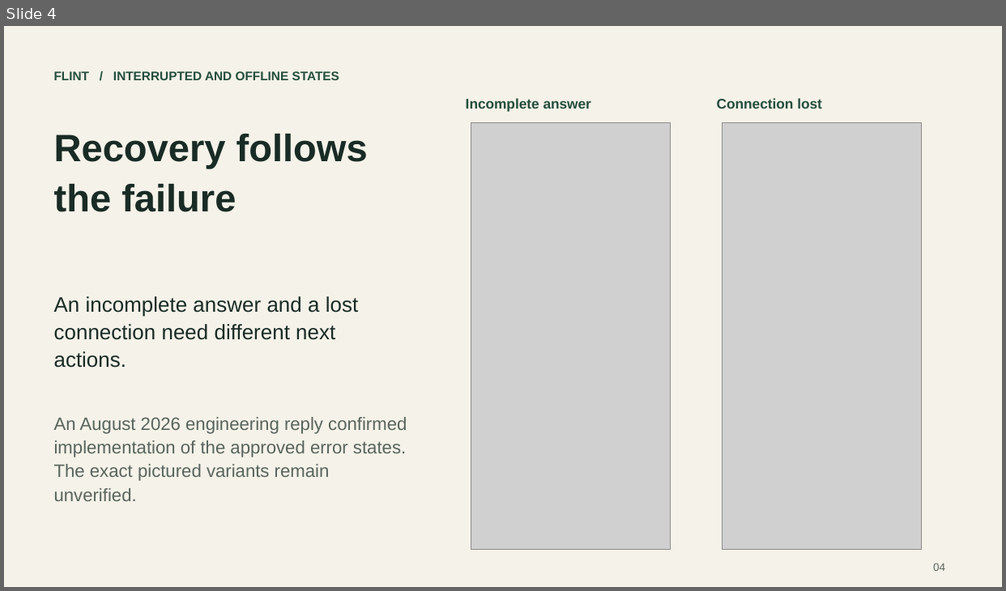
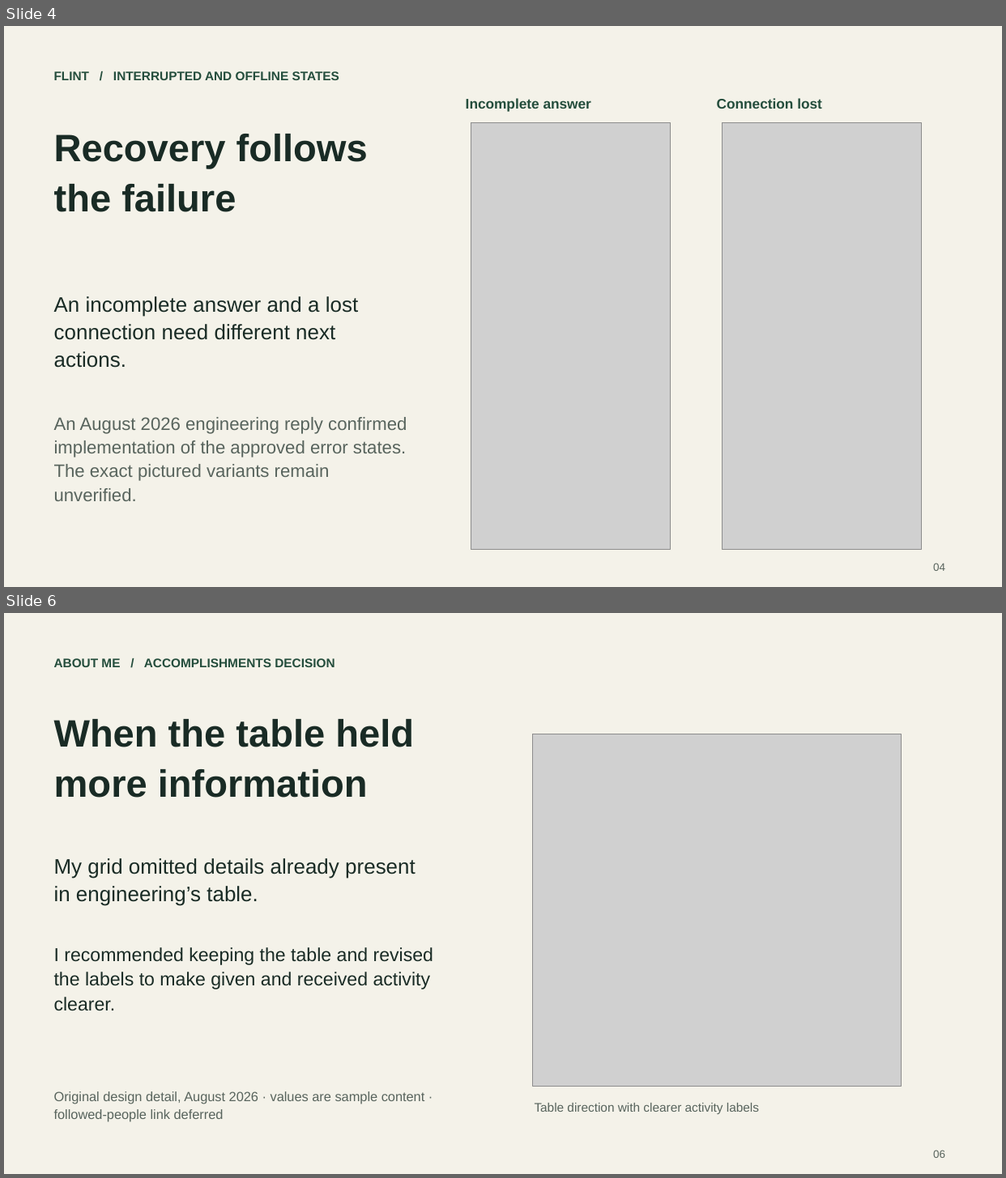
Before and after one commit to JonathanKHobson/portfolio, a slide deck: downloads/design/kyle-hobson-design-deck.pptx. Shown one above the other, each under a label of ours: slide 4 before the commit, slides 4 and 6 after it; the slides between them are not shown. The pictures are 1006x591 and 1006x1178 pixels, drawn with LibreOffice and Linux fonts; fonts in the diff are those of the drawing; grey boxes stand for pictures. Boxes give left, top, right and bottom in pixels: in the first picture for what was removed or moved away, otherwise in the second. Text is boxed around its words. In the diff, an @@ line names an element or a change of style, - is before the commit and + after.

Commit message:
Expand FactorLab design cases and presentation

```diff
--- a/downloads/design/kyle-hobson-design-deck.pptx
+++ b/downloads/design/kyle-hobson-design-deck.pptx
@@ slide 6 added at bbox=[4, 613, 1002, 1174], background #F4F2E9 @@
@@ text added at bbox=[54, 658, 334, 667], 12 pt, text #244D3C, bold @@
+ABOUT ME / ACCOMPLISHMENTS DECISION
@@ text added at bbox=[54, 719, 414, 798], 36.8 pt, text #192B25, bold @@
+When the table held
+more information
@@ picture added at bbox=[533, 734, 901, 1086] @@
@@ text added at bbox=[54, 858, 415, 906], 20.2 pt, text #192B25 @@
+My grid omitted details already present in engineering’s table.
@@ text added at bbox=[54, 948, 433, 1012], 18 pt, text #192B25 @@
+I recommended keeping the table and revised the labels to make given and received activity clearer.
@@ text added at bbox=[54, 1092, 425, 1122], 12.8 pt, text #58645D @@
+Original design detail, August 2026 · values are sample content · followed-people link deferred
@@ text added at bbox=[535, 1103, 759, 1114], 12 pt, text #58645D @@
+Table direction with clearer activity labels
@@ text added at bbox=[933, 1150, 945, 1158], 10.5 pt, text #58645D @@
+06
```
Also in this commit, not shown: 6 slides changed, 3 other slides added, 35 other files.
